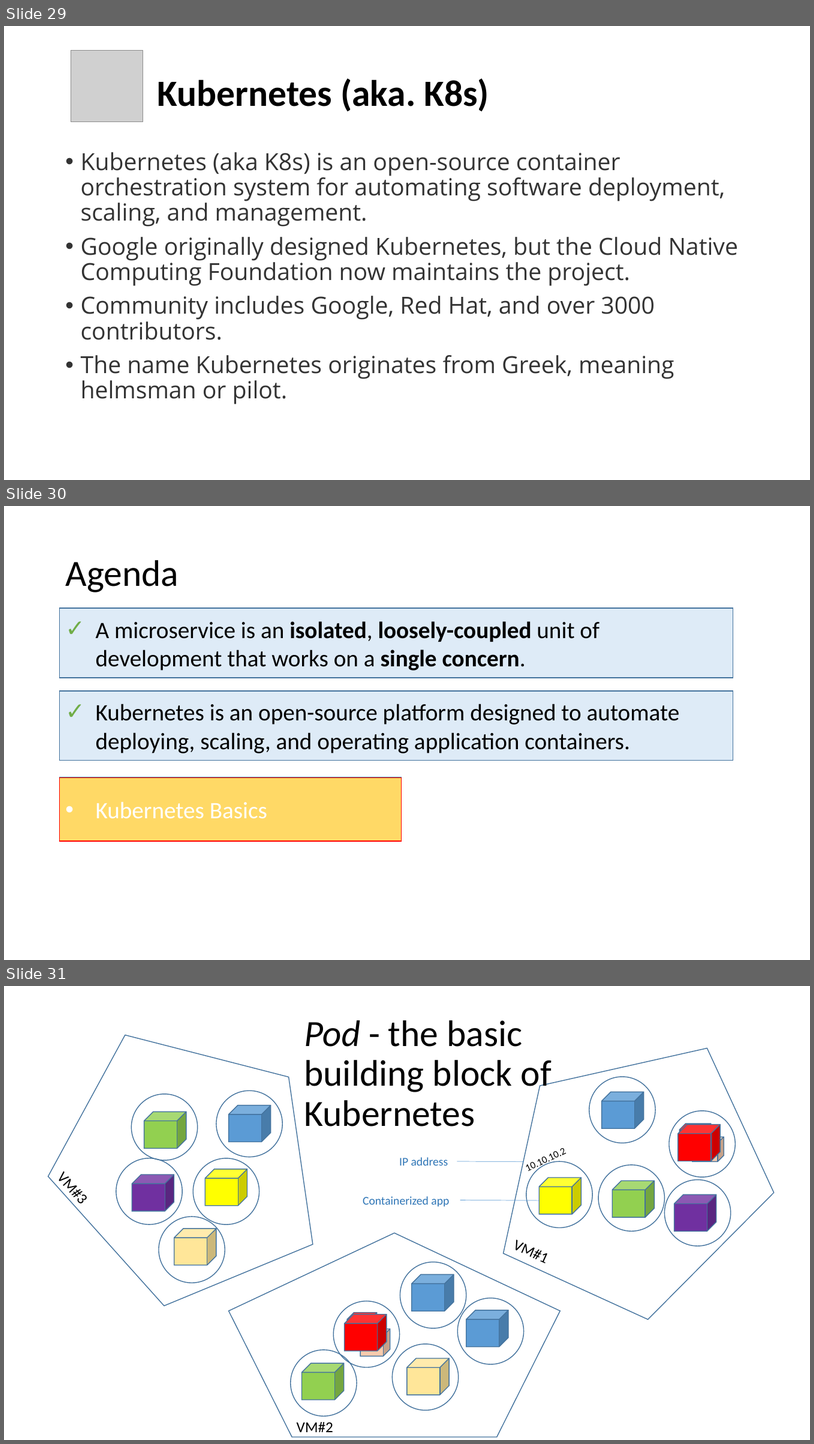
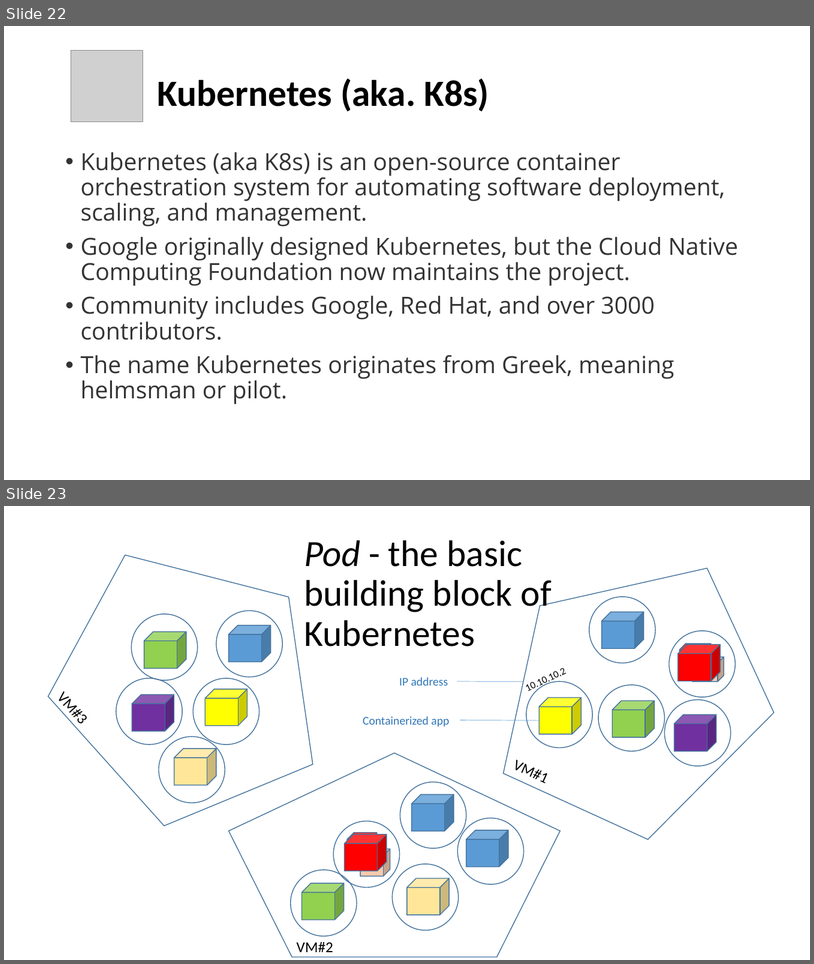
Before and after one commit to eylonmalin/k8s-training, a slide deck: day-1/Using Kubernetes Day 1.pptx. Shown one above the other, each under a label of ours: slides 29, 30 and 31 before the commit, slides 22 and 23 after it. The pictures are 814x1444 and 814x964 pixels, drawn with LibreOffice and Linux fonts; fonts in the diff are those of the drawing; grey boxes stand for pictures. Boxes give left, top, right and bottom in pixels: in the first picture for what was removed or moved away, otherwise in the second. Text is boxed around its words. In the diff, an @@ line names an element or a change of style, - is before the commit and + after.

```diff
--- a/day-1/Using Kubernetes Day 1.pptx
+++ b/day-1/Using Kubernetes Day 1.pptx
@@ slide 30 removed at [4, 506, 810, 960], background #FFFFFF @@
@@ title removed at [65, 560, 179, 592] @@
-Agenda
@@ rectangle removed at [60, 611, 402, 675] @@
-• Microservices Architecture
@@ rectangle removed at [60, 608, 734, 678] @@
-✓ A microservice is an isolated, loosely-coupled unit of development that works on a single concern.
@@ rectangle removed at [60, 696, 402, 756] @@
-• What is Kubernetes?
@@ rectangle removed at [60, 691, 734, 760] @@
-✓ Kubernetes is an open-source platform designed to automate deploying, scaling, and operating application containers.
@@ rectangle removed at [60, 777, 402, 841] @@
-• Kubernetes Basics
@@ rectangle removed at [60, 778, 402, 841] @@
-• Kubernetes Basics
@@ what was slide 29 is now slide 22 @@
@@ what was slide 31 is now slide 23 @@
```
Also in this commit, not shown: 16 slides changed, 10 slides added, 1 other slide removed.
